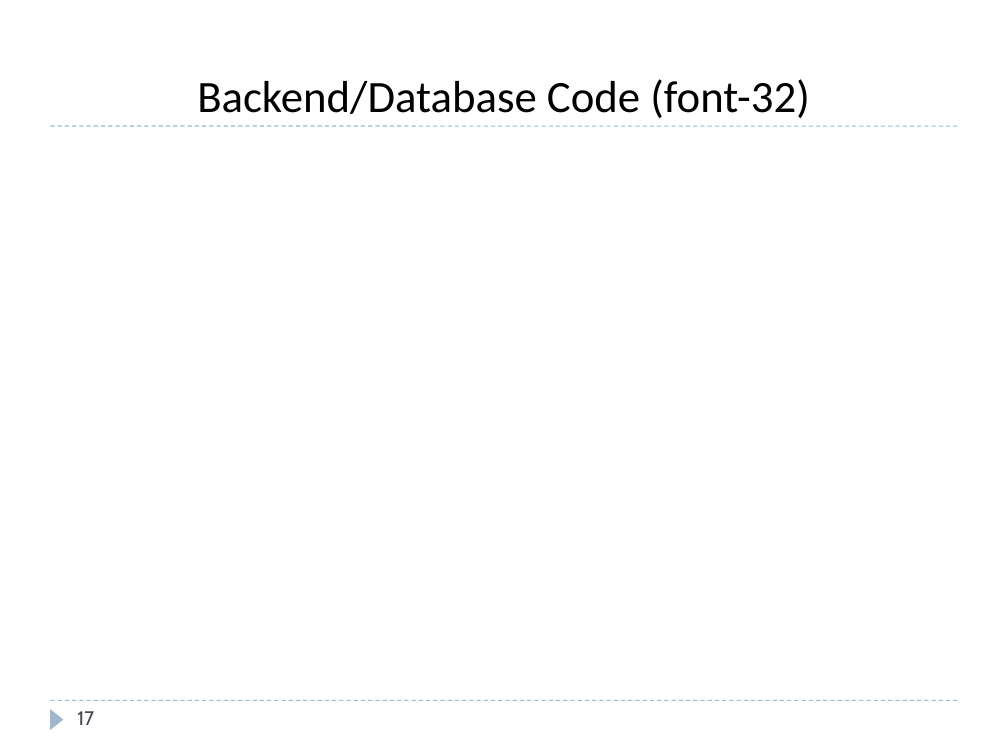
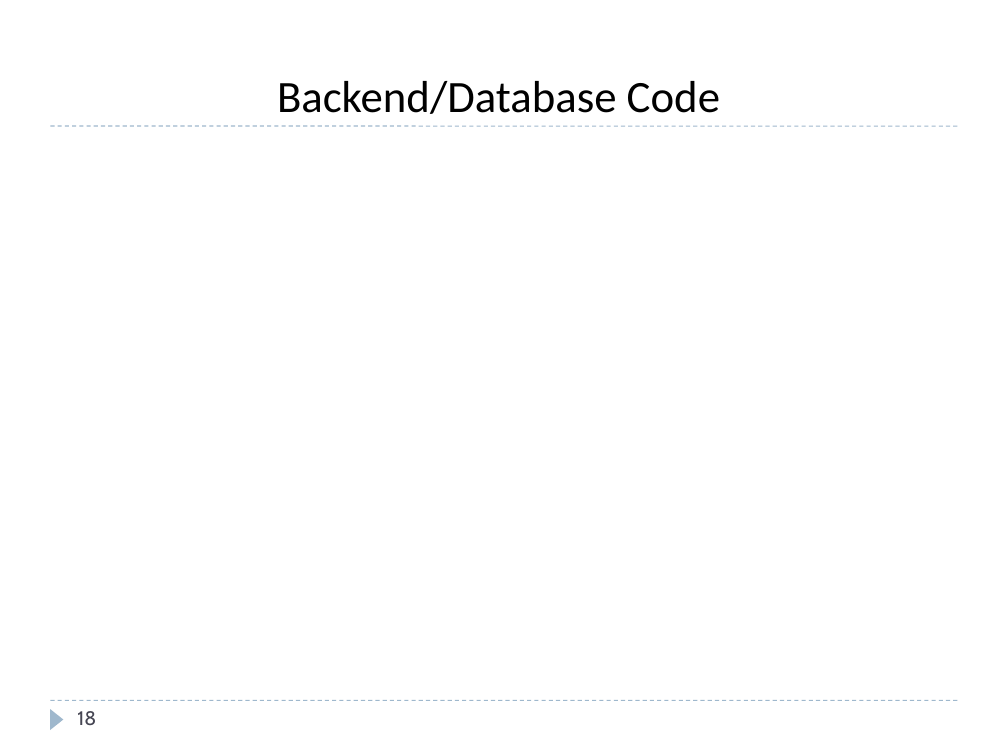
Before and after one commit to Easwer-ALU/ADP-project, a slide deck: slide 18 of ADP-PROJECT-PPT-TEMPLATE.pptx (slide 17 before the commit). Drawn at 1008x756 pixels with LibreOffice and Linux fonts; fonts in the diff are those of the drawing. Boxes give left, top, right and bottom in pixels: in the first picture for what was removed or moved away, otherwise in the second. Text is boxed around its words. In the diff, an @@ line names an element or a change of style, - is before the commit and + after.

```diff
--- a/ADP-PROJECT-PPT-TEMPLATE.pptx
+++ b/ADP-PROJECT-PPT-TEMPLATE.pptx
@@ title at box(277, 81, 720, 114): text changed @@
-Backend/Database Code (font-32)
+Backend/Database Code
@@ page number at box(77, 711, 96, 725): text changed @@
-17
+18
```
Also in this commit, not shown: 11 other slides changed, 2 slides added, 1 slide removed, 4 other files.
